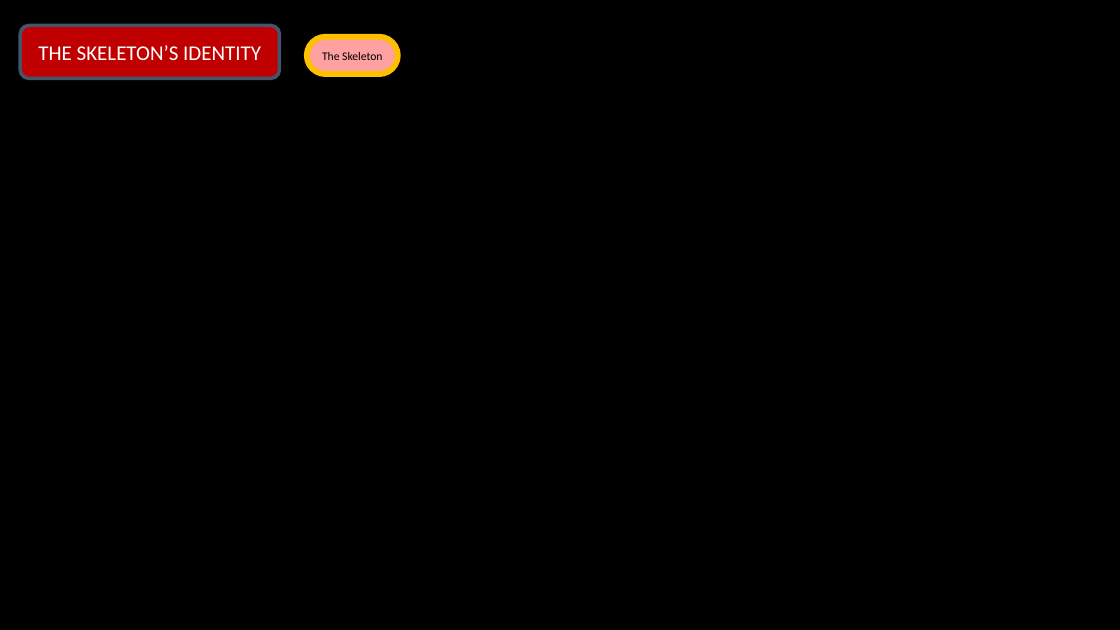
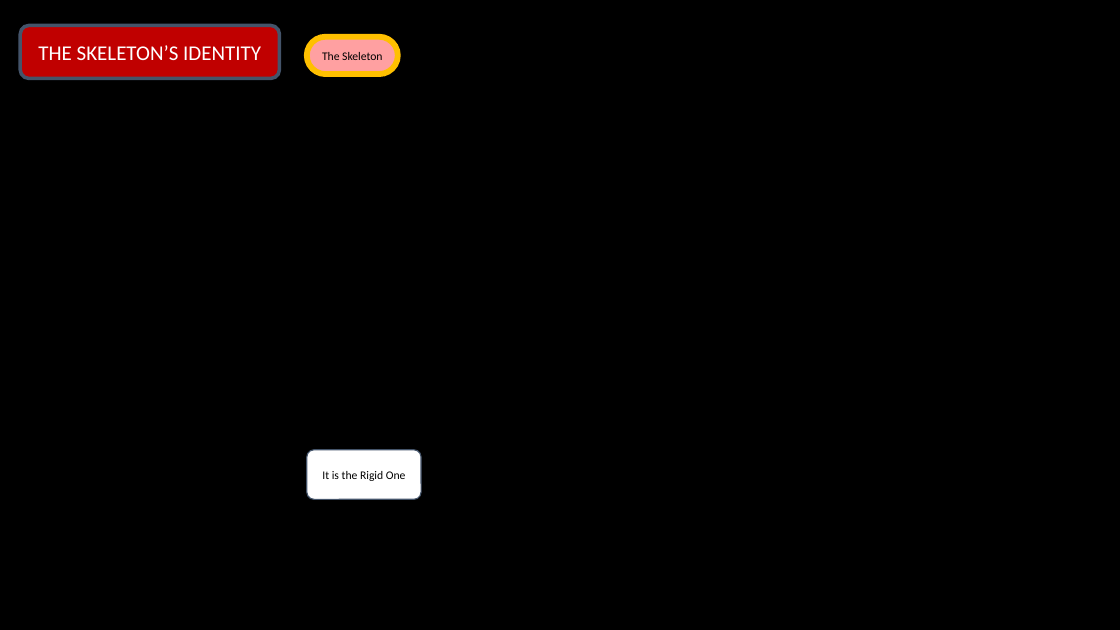
Before and after one commit to Tchetchouille/ijo-musi, a slide deck: slide 1 of Design Documents/Narration/Narrative Map.pptx. Drawn at 1120x630 pixels with LibreOffice and Linux fonts; fonts in the diff are those of the drawing. Boxes give left, top, right and bottom in pixels: in the first picture for what was removed or moved away, otherwise in the second. Text is boxed around its words. In the diff, an @@ line names an element or a change of style, - is before the commit and + after.

```diff
--- a/Design Documents/Narration/Narrative Map.pptx
+++ b/Design Documents/Narration/Narrative Map.pptx
@@ rounded rectangle added at bbox=[307, 450, 421, 499], fill #FFFFFF, outline #44546A 1 pt, 10 pt, text #000000 @@
+It is the Rigid One
```
Also in this commit, not shown: 4 other slides changed, 19 other files.
